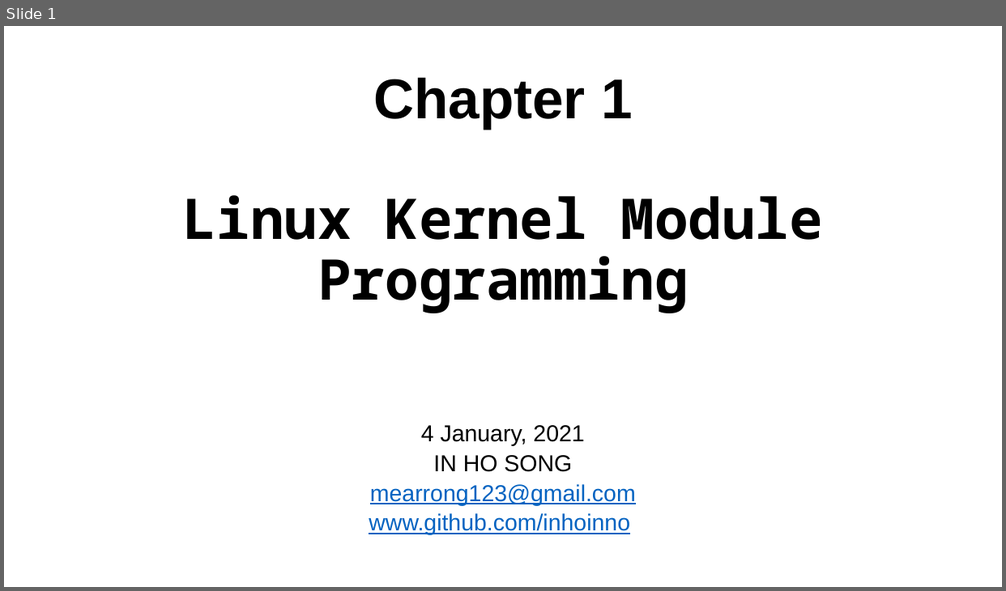
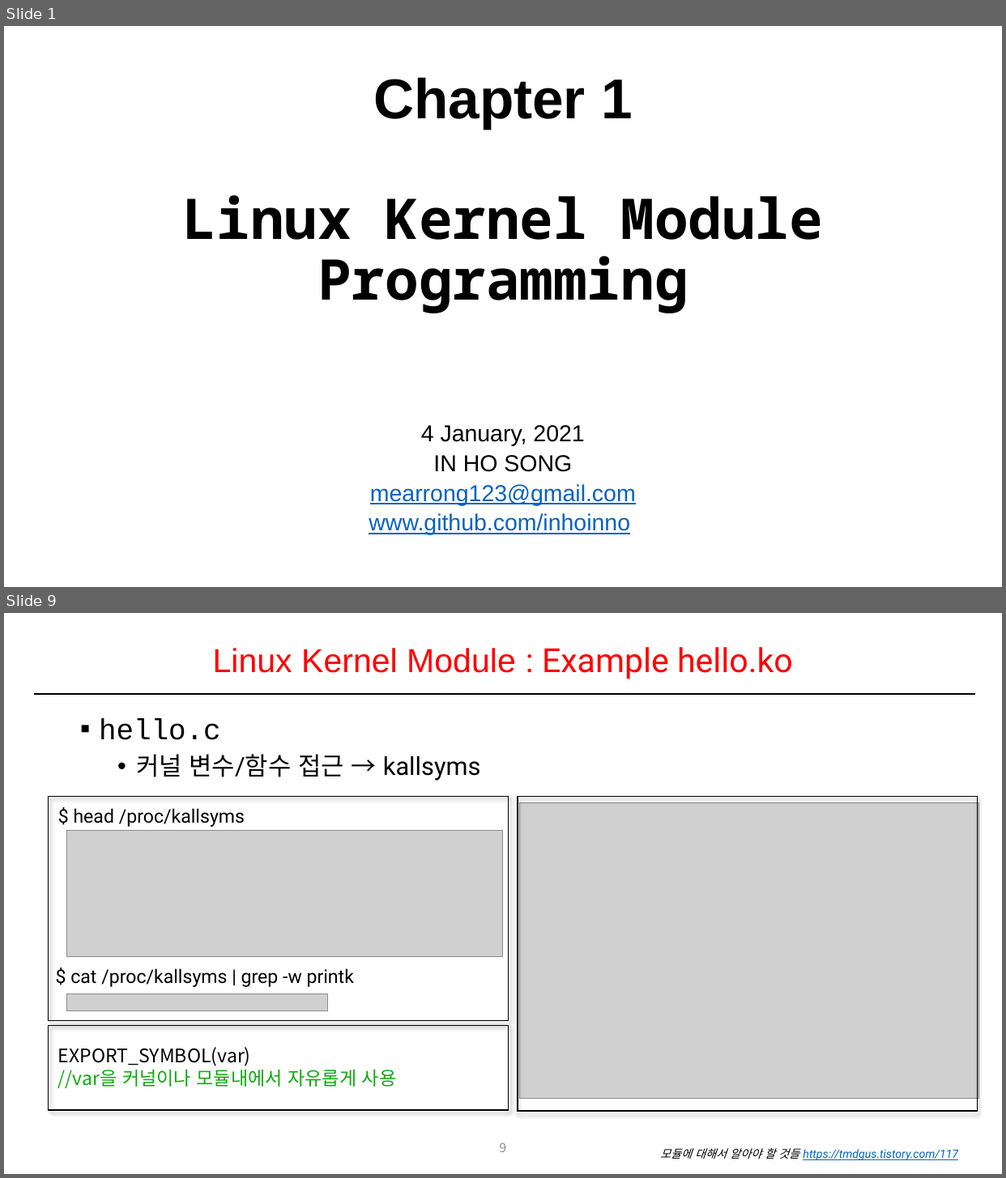
Before and after one commit to DKU-EmbeddedSystem-Lab/2022_Kernel_Study, a slide deck: 1주(1월 4일)/1주차_리눅스 커널 모듈 프로그래밍_송인호_PPT.pptx. Shown one above the other, each under a label of ours: slide 1 before the commit, slides 1 and 9 after it; the slides between them are not shown. The pictures are 1006x591 and 1006x1178 pixels, drawn with LibreOffice and Linux fonts; fonts in the diff are those of the drawing; grey boxes stand for pictures. Boxes give left, top, right and bottom in pixels: in the first picture for what was removed or moved away, otherwise in the second. Text is boxed around its words. In the diff, an @@ line names an element or a change of style, - is before the commit and + after.

```diff
--- a/1주(1월 4일)/1주차_리눅스 커널 모듈 프로그래밍_송인호_PPT.pptx
+++ b/1주(1월 4일)/1주차_리눅스 커널 모듈 프로그래밍_송인호_PPT.pptx
@@ slide 9 added at [4, 613, 1002, 1174], background #FFFFFF @@
@@ title added at [213, 647, 793, 679], 32 pt, text #FF0000 @@
+Linux Kernel Module : Example hello.ko
@@ line added from (34, 694) to (975, 694), #000000 1.5 pt @@
@@ text added at [99, 719, 481, 781], 24 pt, text #000000 @@
+▪ hello.c
+  • 커널 변수/함수 접근 → kallsyms
@@ rectangle added at [49, 797, 509, 1021], outline #000000 1 pt @@
@@ rectangle added at [518, 797, 978, 1112], outline #000000 1 pt @@
@@ picture added at [519, 803, 979, 1099] @@
@@ picture added at [67, 830, 503, 956] @@
@@ text added at [74, 808, 245, 827], 18 pt, text #000000 @@
+$ head /proc/kallsyms
@@ text added at [70, 969, 354, 987], 18 pt, text #000000 @@
+$ cat /proc/kallsyms | grep -w printk
@@ picture added at [67, 994, 328, 1011] @@
@@ rectangle added at [49, 1025, 509, 1110], outline #000000 1 pt @@
@@ text added at [58, 1047, 397, 1088], 18 pt, text #0DAB0D @@
+EXPORT_SYMBOL(var)
+//var을 커널이나 모듈내에서 자유롭게 사용
@@ page number added at [500, 1143, 507, 1152], 12 pt, text #8C8C8C @@
+9
@@ text added at [660, 1148, 958, 1161], 11 pt, text #0563C1, italic, underline @@
+모듈에 대해서 알아야 할 것들 https://tmdgus.tistory.com/117
```
Also in this commit, not shown: 13 slides changed, 1 other slide added, 29 slides removed.
